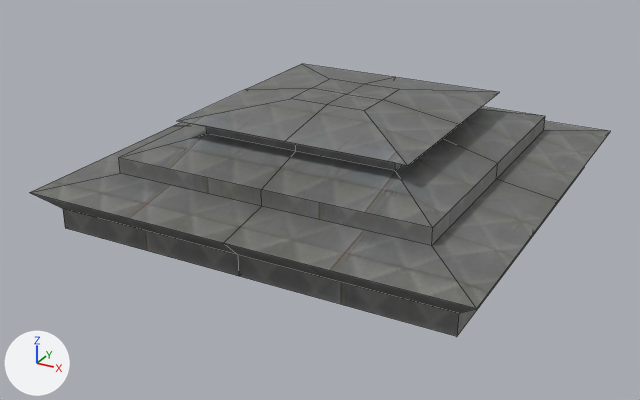
The Blender file src/maps/blend/rooftops.blend: old version first, new version second.
The view is the same before and after, from a 50 mm camera at (1.94, -3.8, 1.79) aimed at (-0.06, -0.16, -0.03). Lighting does not change. The marker at lower left points along +X, +Y and +Z. Mesh edges are drawn as thin lines. The same objects are shown in both versions, whatever each file hides.

In view in the first picture: 'vent-1-col'.
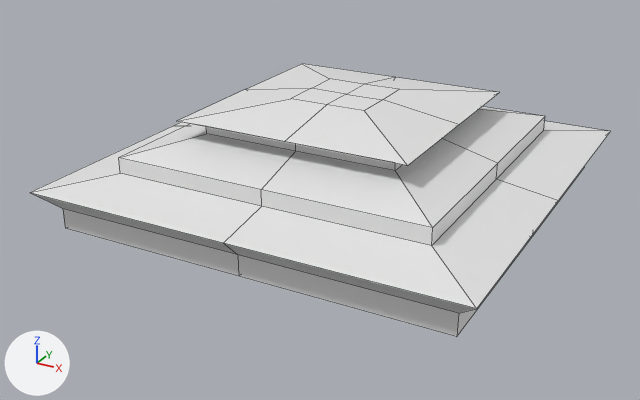
What differs and where, as boxes (x1, y1, x2, y2) in the pictures (640 x 400 px):
'vent-1-col', recoloured (grey to white)
    both: (29, 64, 611, 336)

What the commit changed:
me_cube has 74 vertices, 72 faces and spans x -1.1..1.1, y -1.1..1.1, z -0.05..0.5.
me_cube no longer uses material mat_vent (picture img_air_duct_jpg).
